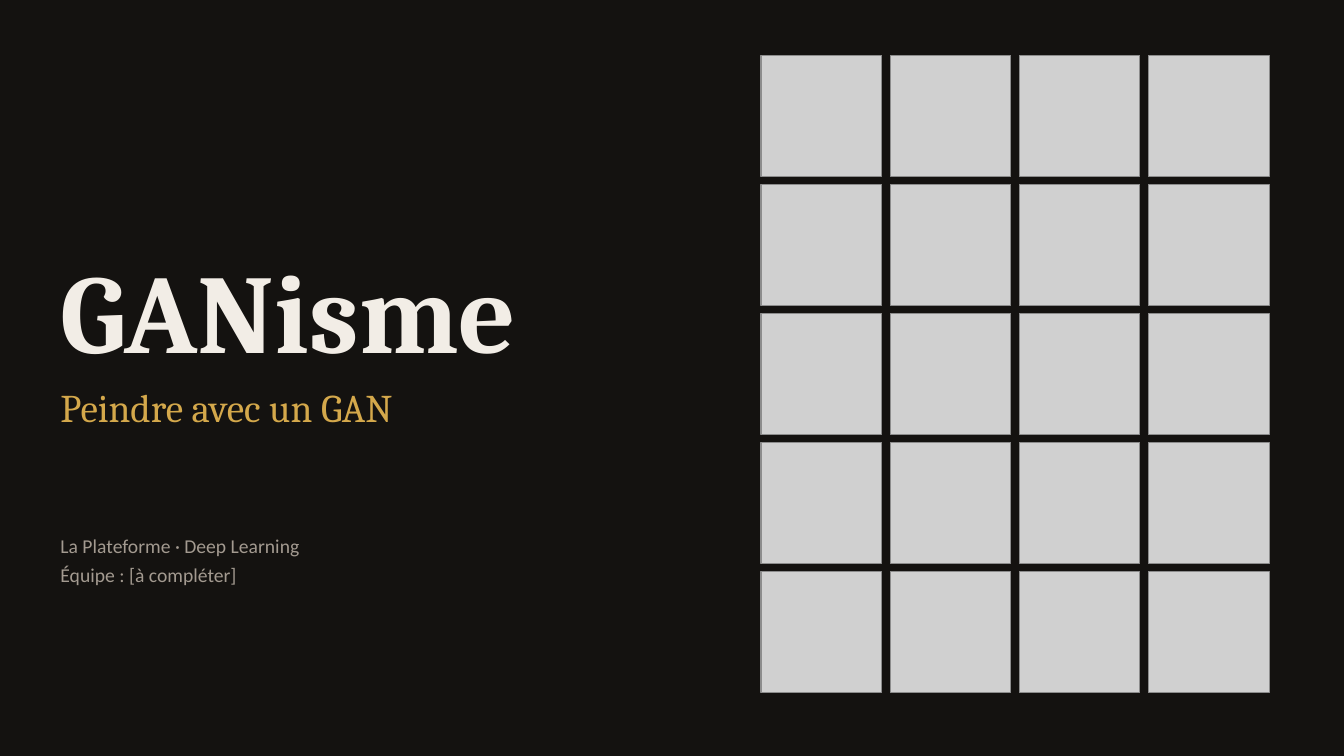
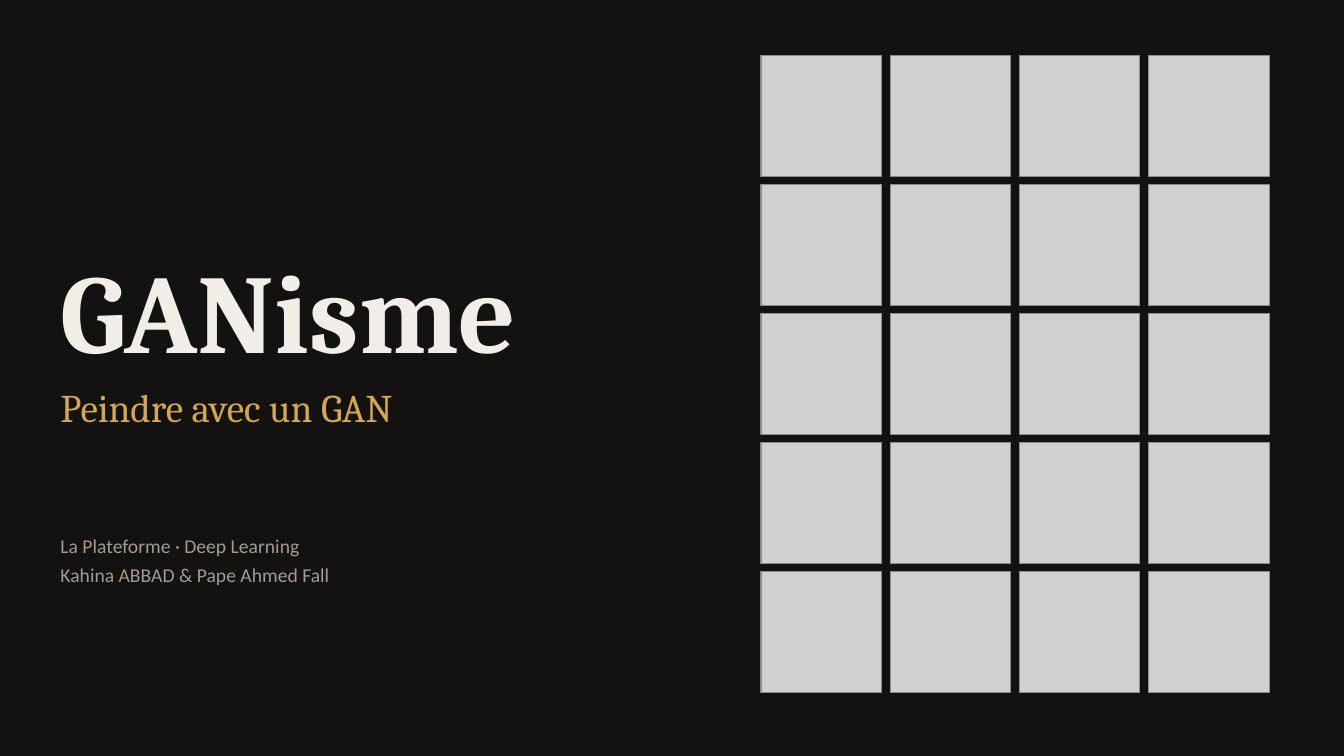
Before and after one commit to KAHINA-ABBAD/ganisme, a slide deck: slide 1 of reports/presentation/GANisme_sombre.pptx. Drawn at 1344x756 pixels with LibreOffice and Linux fonts; fonts in the diff are those of the drawing; grey boxes stand for pictures. Boxes give left, top, right and bottom in pixels: in the first picture for what was removed or moved away, otherwise in the second. Text is boxed around its words. In the diff, an @@ line names an element or a change of style, - is before the commit and + after.

```diff
--- a/reports/presentation/GANisme_sombre.pptx
+++ b/reports/presentation/GANisme_sombre.pptx
@@ text at (60, 568, 329, 585): text changed @@
-Équipe : [à compléter]
+Kahina ABBAD & Pape Ahmed Fall
```
Also in this commit, not shown: 20 other slides changed, 3 slides added, 24 slides removed, 16 other files.
